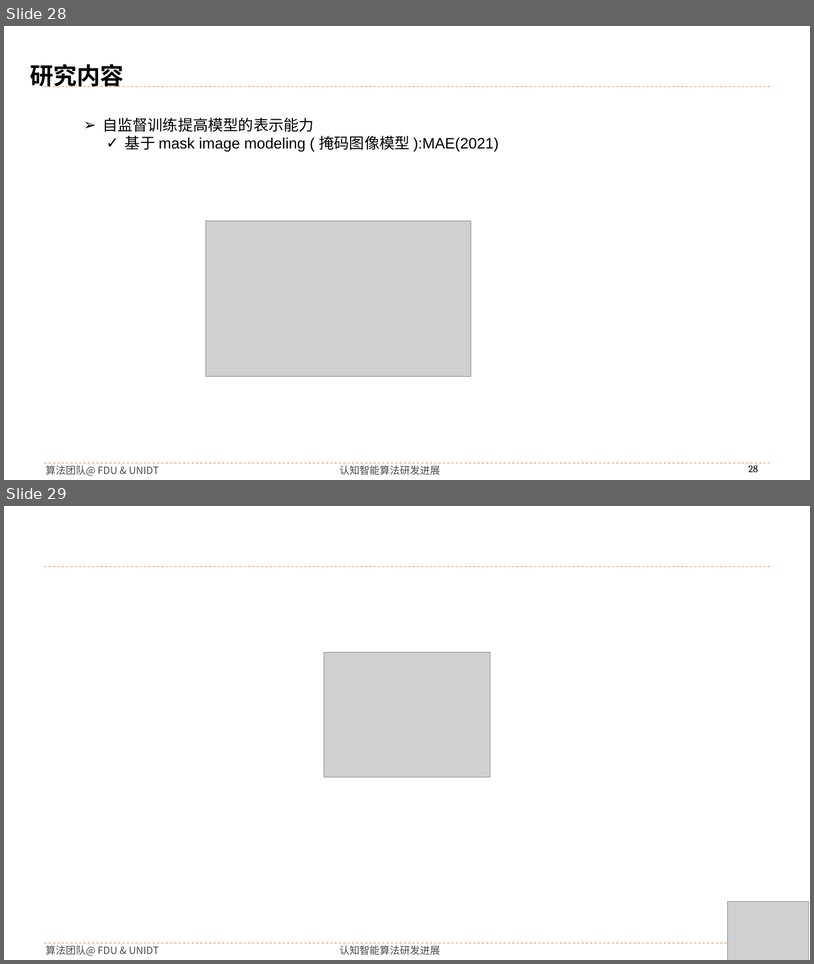
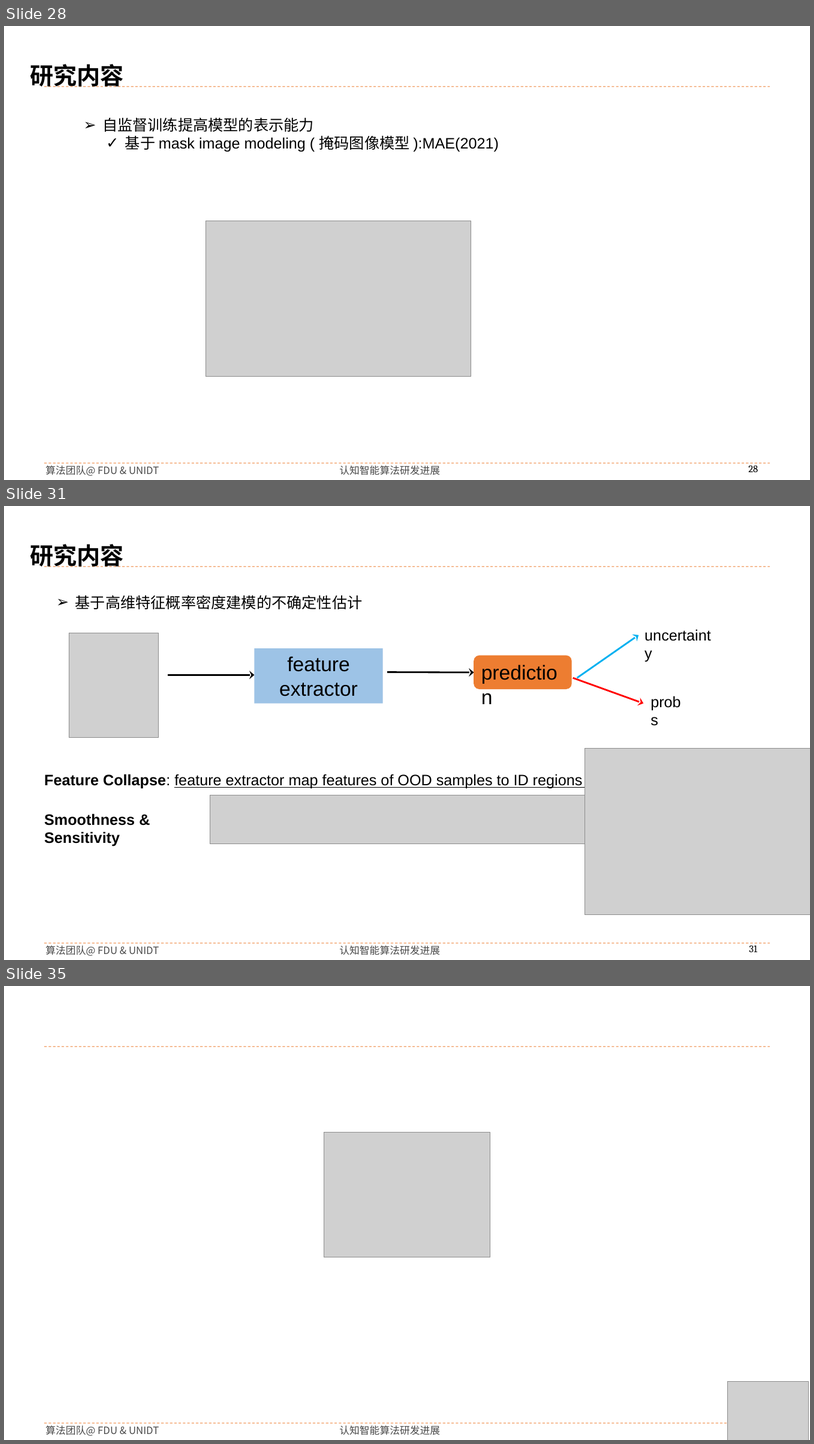
Before and after one commit to buyizhiyou/YYMUncertainty, a slide deck: pre/ddu_pre.pptx. Shown one above the other, each under a label of ours: slides 28 and 29 before the commit, slides 28, 31 and 35 after it; the slides between them are not shown. The pictures are 814x964 and 814x1444 pixels, drawn with LibreOffice and Linux fonts; fonts in the diff are those of the drawing; grey boxes stand for pictures; background and template pictures are left out. Boxes give left, top, right and bottom in pixels: in the first picture for what was removed or moved away, otherwise in the second. Text is boxed around its words. In the diff, an @@ line names an element or a change of style, - is before the commit and + after.

```diff
--- a/pre/ddu_pre.pptx
+++ b/pre/ddu_pre.pptx
@@ slide 31 added at box(4, 506, 810, 960), background #FFFFFF; not listed: 5 template elements that a slide beside it also shows @@
@@ text added at box(30, 544, 124, 567), 28 pt, text #000000, bold @@
+研究内容
@@ text added at box(75, 595, 363, 609), 18 pt, text #000000 @@
+➢ 基于高维特征概率密度建模的不确定性估计
@@ group added at box(69, 623, 720, 738): 4 arrows, 2 texts, 1 rectangle, 1 rounded rectangle, 1 picture @@
+feature extractor
+prediction
+uncertainty
+probs
@@ picture added at box(585, 748, 810, 915) @@
@@ text added at box(44, 774, 583, 789), 18 pt, text #000000, underline @@
+Feature Collapse: feature extractor map features of OOD samples to ID regions
@@ picture added at box(210, 795, 599, 844) @@
@@ text added at box(44, 813, 135, 846), 18 pt, text #000000, bold @@
+Smoothness & Sensitivity
@@ what was slide 29 is now slide 35 @@
```
Also in this commit, not shown: 5 other slides added, 28 other files.
